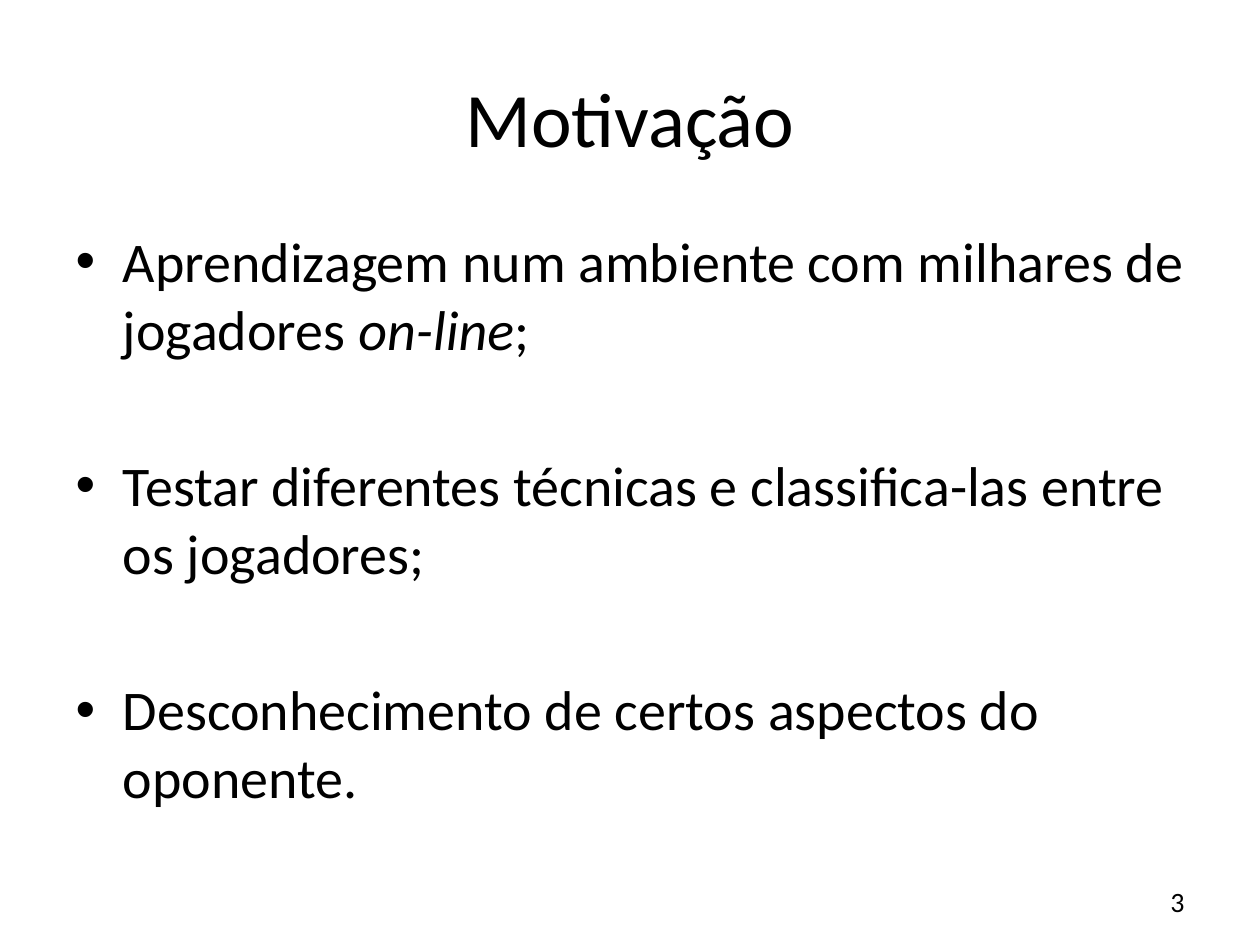
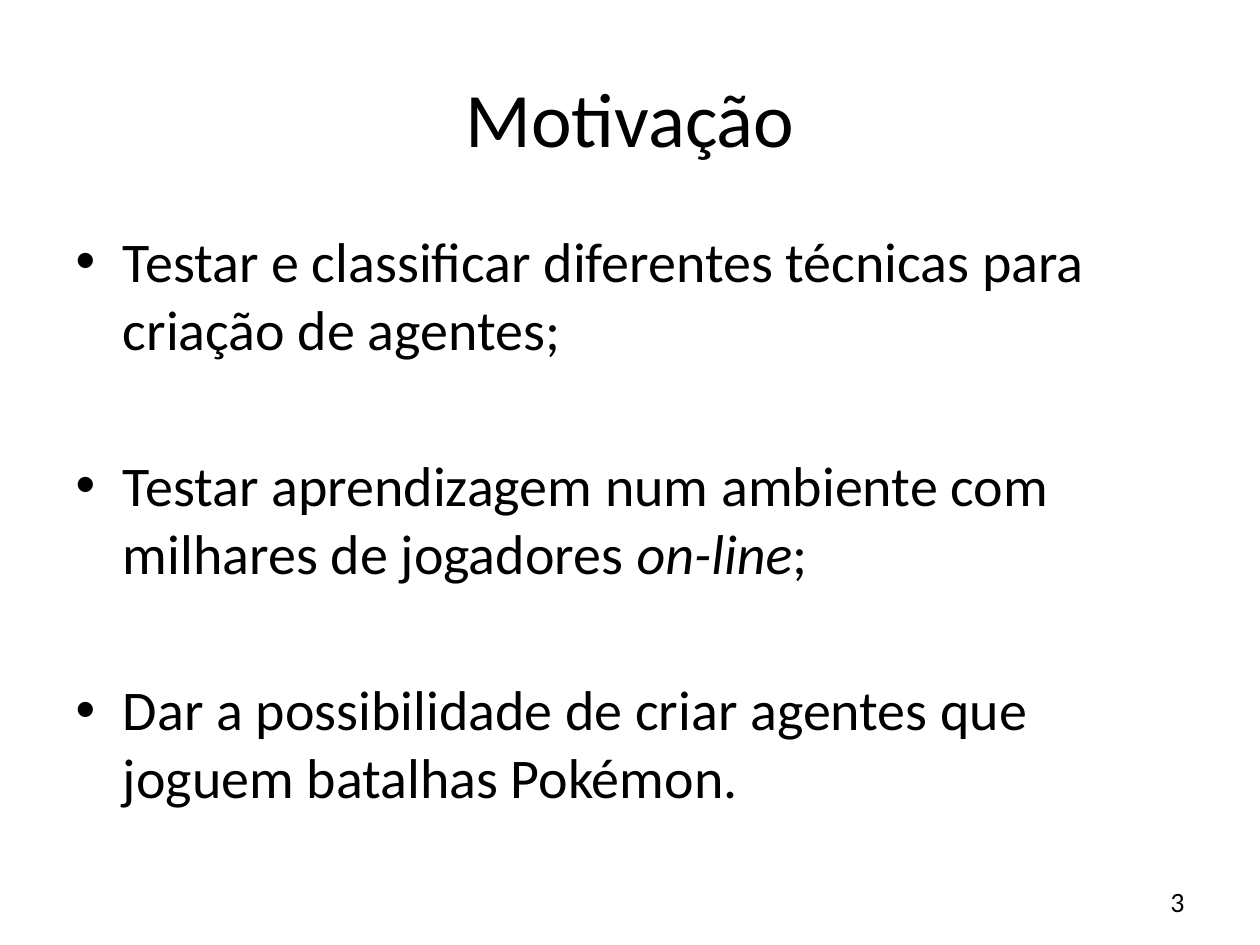
Before and after one commit to JonathanOhara/dissertacao, a slide deck: slide 3 of Apresentação Qualificação.pptx. Drawn at 1260x945 pixels with LibreOffice and Linux fonts; fonts in the diff are those of the drawing; background and template pictures are left out. Boxes give left, top, right and bottom in pixels: in the first picture for what was removed or moved away, otherwise in the second. Text is boxed around its words. In the diff, an @@ line names an element or a change of style, - is before the commit and + after.

```diff
--- a/Apresentação Qualificação.pptx
+++ b/Apresentação Qualificação.pptx
@@ text at [123, 243, 1083, 808]: text changed @@
-• Aprendizagem num ambiente com milhares de jogadores on-line;
-• Testar diferentes técnicas e classifica-las entre os jogadores;
-• Desconhecimento de certos aspectos do oponente.
+• Testar e classificar diferentes técnicas para criação de agentes;
+• Testar aprendizagem num ambiente com milhares de jogadores on-line;
+• Dar a possibilidade de criar agentes que joguem batalhas Pokémon.
```
Also in this commit, not shown: 12 other slides changed, 4 slides added, 2 other files.
